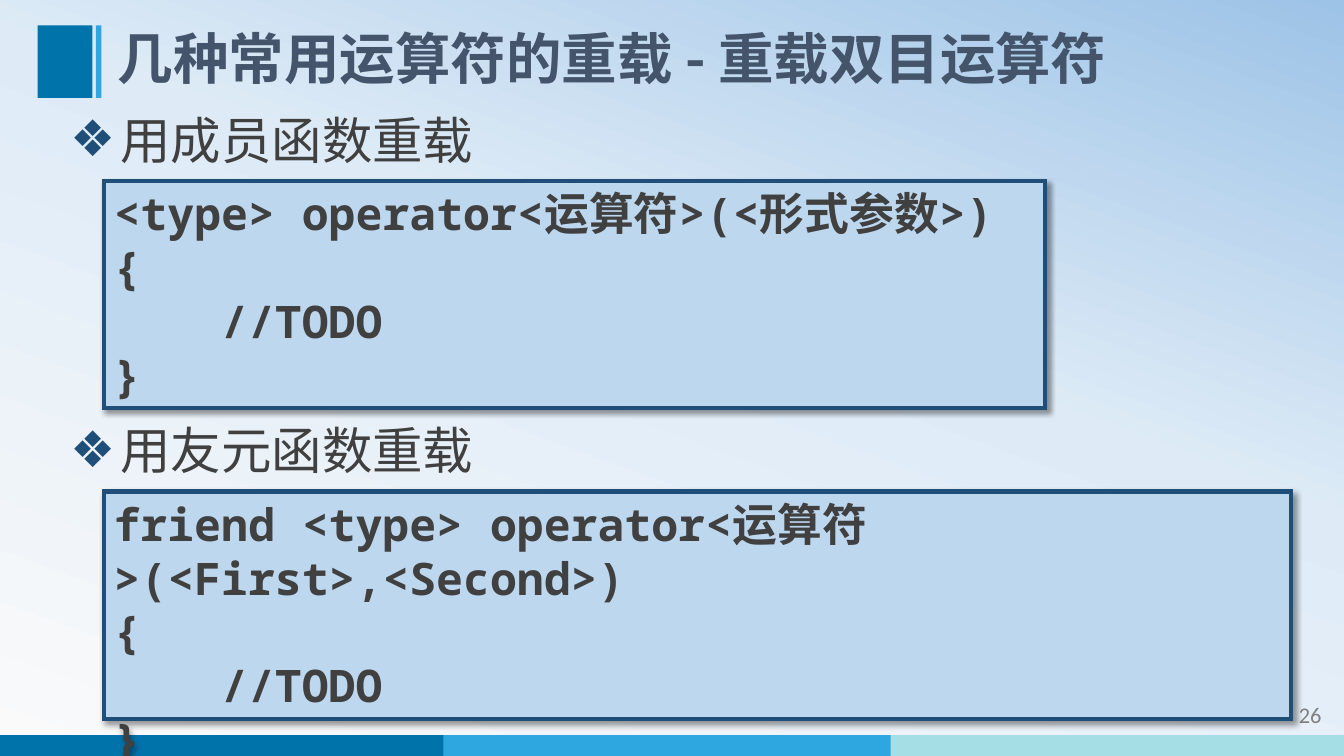
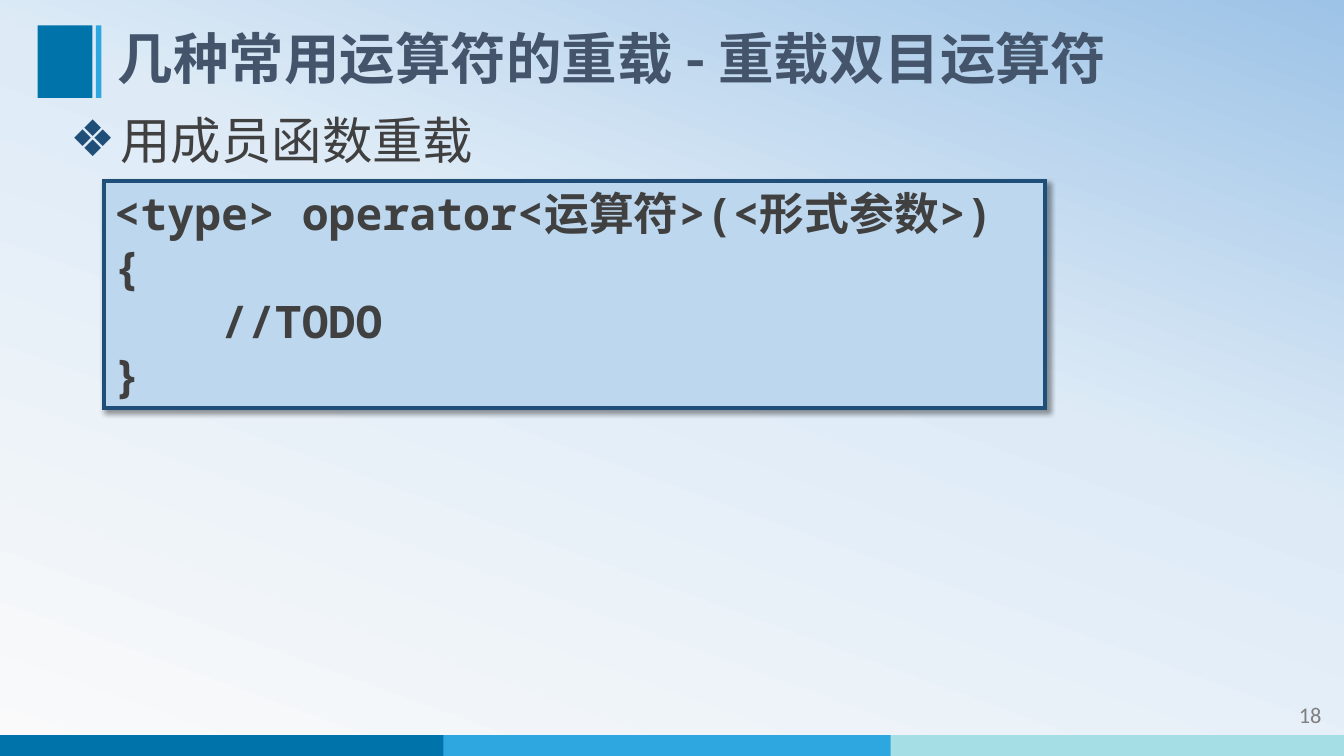
Before and after one commit to edu2act/course-cpp, a slide deck: slide 19 of materials/slides/ch06-overload.pptx (slide 27 before the commit). Drawn at 1344x756 pixels with LibreOffice and Linux fonts; fonts in the diff are those of the drawing. Boxes give left, top, right and bottom in pixels: in the first picture for what was removed or moved away, otherwise in the second. Text is boxed around its words. In the diff, an @@ line names an element or a change of style, - is before the commit and + after.

```diff
--- a/materials/slides/ch06-overload.pptx
+++ b/materials/slides/ch06-overload.pptx
@@ text removed at (121,426,474,473) @@
-❖ 用友元函数重载
@@ rectangle removed at (104,492,1292,720) @@
-friend <type> operator<运算符>(<First>,<Second>)
-{
-//TODO
-}
@@ page number at (1299,708,1322,723): text changed @@
-26
+18
```
Also in this commit, not shown: 12 other slides changed, 27 slides removed, 26 other files.
